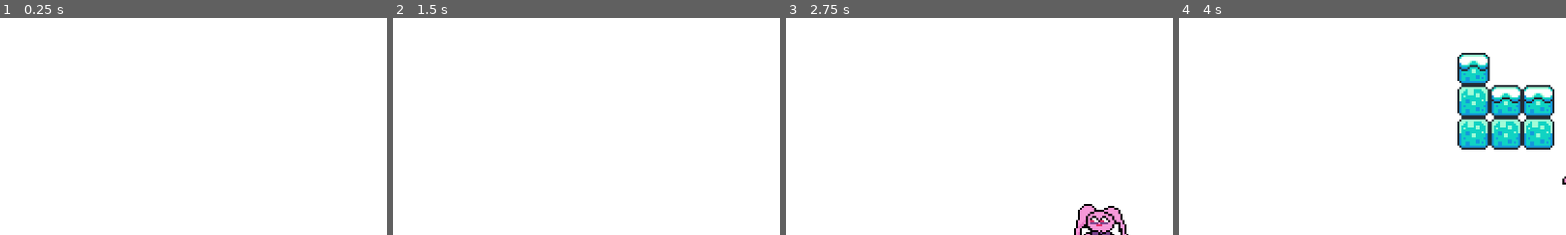
Above: before the commit, frames 1-4 (left to right).
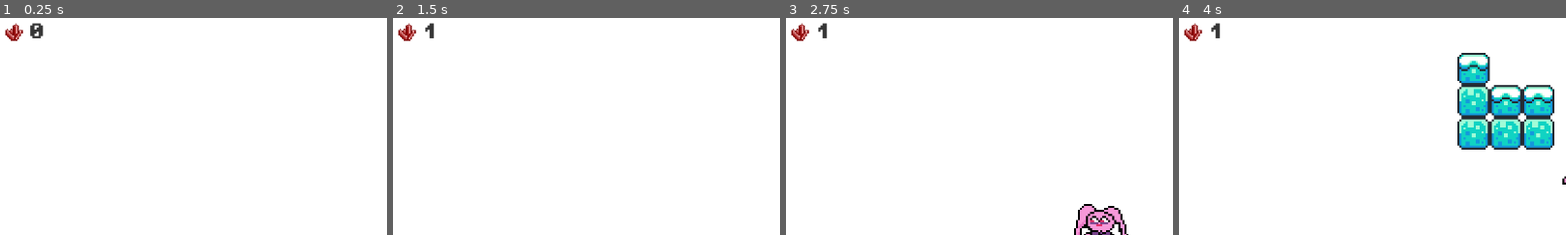
Above: after the commit, the same moments.

Repository: sisanny/testgame
Game: Godot game, scene res://scenes/wellbeing_game.tscn
Same seed, same stepped clock (60 frames per second), same inputs: the game is played once before the commit and once after it.
Inputs:
- Up to frame 1 (0.25 s): no input
- Up to frame 2 (1.5 s): hold Right (move_right) from 0.53 s (still down); tap Space (jump) at 0.77 s
- Up to frame 3 (2.75 s): tap Space (jump) at 1.52 s; release Right (move_right) at 2.03 s; hold Left (move_left) from 2.03 s (still down)
- Up to frame 4 (4 s): release Left (move_left) at 2.78 s; hold Right (move_right) from 2.78 s (still down); tap Space (jump) at 3.02, 3.77 s
The pictures show only the part of the screen within x 0-50%, y 0-50%; the shares and areas given below are measured in that part.

The runs differ from the first frame. In frame 1, 0.5% of the frame differs, in the area x 1-12%, y 2-11%; in frame 2, 0.4%; in frame 3, 0.4%; in frame 4, 0.4%.

Commit message:
Adding crystal score

Diff:
--- a/project.godot
+++ b/project.godot
@@ -18,6 +18,10 @@
 run/main_scene="uid://s4kc4sjxwbru"
 config/features=PackedStringArray("4.6", "Forward Plus")
 config/icon="res://icon.svg"
+
+[audio]
+
+buses/default_bus_layout="uid://coof21wilsqsw"
 
 [input]
 
--- /dev/null
+++ b/scenes/hud.tscn
@@ -0,0 +1,41 @@
+[gd_scene format=3 uid="uid://dj27w5f88da6c"]
+
+[ext_resource type="Texture2D" uid="uid://dhar6t3sstokx" path="res://assets/sprites/Red Crystal.png" id="1_oo0fn"]
+[ext_resource type="FontFile" uid="uid://bo7xgktt1do4w" path="res://assets/fonts/PixelOperator8-Bold.ttf" id="2_5ysmq"]
+
+[node name="HUD" type="CanvasLayer" unique_id=933000316]
+
+[node name="Control" type="Control" parent="." unique_id=845974576]
+layout_mode = 3
+anchors_preset = 0
+offset_right = 40.0
+offset_bottom = 40.0
+
+[node name="MarginContainer" type="MarginContainer" parent="Control" unique_id=404410795]
+layout_mode = 0
+offset_right = 40.0
+offset_bottom = 40.0
+theme_override_constants/margin_left = 8
+theme_override_constants/margin_top = 8
+theme_override_constants/margin_right = 8
+theme_override_constants/margin_bottom = 8
+
+[node name="HBoxContainer" type="HBoxContainer" parent="Control/MarginContainer" unique_id=2022772447]
+layout_mode = 2
+theme_override_constants/separation = 8
+
+[node name="TextureRect" type="TextureRect" parent="Control/MarginContainer/HBoxContainer" unique_id=803383287]
+texture_filter = 1
+custom_minimum_size = Vector2(24, 24)
+layout_mode = 2
+texture = ExtResource("1_oo0fn")
+expand_mode = 3
+stretch_mode = 5
+
+[node name="Label" type="Label" parent="Control/MarginContainer/HBoxContainer" unique_id=948683867]
+texture_filter = 1
+layout_mode = 2
+theme_override_colors/font_color = Color(0, 0, 0, 0.7882353)
+theme_override_fonts/font = ExtResource("2_5ysmq")
+theme_override_font_sizes/font_size = 25
+text = "0"
--- a/scenes/score.tscn
+++ /dev/null
@@ -1,3 +0,0 @@
-[gd_scene format=3 uid="uid://dj27w5f88da6c"]
-
-[node name="score" type="CanvasLayer" unique_id=933000316]
--- a/scenes/wellbeing_game.tscn
+++ b/scenes/wellbeing_game.tscn
@@ -1,7 +1,9 @@
 [gd_scene format=4 uid="uid://s4kc4sjxwbru"]
 
 [ext_resource type="PackedScene" uid="uid://biqwc5q6ivspt" path="res://scenes/player.tscn" id="1_413a2"]
+[ext_resource type="PackedScene" uid="uid://dj27w5f88da6c" path="res://scenes/hud.tscn" id="1_m3aci"]
 [ext_resource type="Script" uid="uid://b65re8fn7n627" path="res://scripts/player.gd" id="2_qjj7d"]
+[ext_resource type="Script" uid="uid://dmpsnyn67wai0" path="res://scripts/hud.gd" id="2_wjsfh"]
 [ext_resource type="Texture2D" uid="uid://c4dqt4cwu4j53" path="res://assets/sprites/world_tileset.png" id="3_4t1xa"]
 [ext_resource type="PackedScene" uid="uid://02a1sl1ip06p" path="res://scenes/crystal.tscn" id="3_wraew"]
 [ext_resource type="PackedScene" uid="uid://dubhx3wxe7gup" path="res://scenes/platform.tscn" id="5_beq0m"]
@@ -349,6 +351,10 @@
 
 [node name="WellbeingGame" type="Node2D" unique_id=789318829]
 
+[node name="HUD" parent="." unique_id=933000316 instance=ExtResource("1_m3aci")]
+unique_name_in_owner = true
+script = ExtResource("2_wjsfh")
+
 [node name="Player" parent="." unique_id=1651260495 instance=ExtResource("1_413a2")]
 position = Vector2(28, 38)
 script = ExtResource("2_qjj7d")
@@ -392,6 +398,9 @@
 [node name="crystal4" parent="Crystals" unique_id=1148328728 instance=ExtResource("3_wraew")]
 position = Vector2(518, -379)
 
+[node name="crystal5" parent="Crystals" unique_id=178676195 instance=ExtResource("3_wraew")]
+position = Vector2(674, -137)
+
 [node name="Platforms" type="Node" parent="." unique_id=779890699]
 
 [node name="platform" parent="Platforms" unique_id=1019283896 instance=ExtResource("5_beq0m")]
--- a/scripts/crystal.gd
+++ b/scripts/crystal.gd
@@ -1,6 +1,8 @@
 extends Area2D
 
 @onready var animation_player = $AnimationPlayer
+@onready var hud = %HUD
 
 func _on_body_entered(_body: Node2D) -> void:
 	animation_player.play("pickup")
+	hud.add_point()
--- /dev/null
+++ b/scripts/hud.gd
@@ -0,0 +1,8 @@
+extends CanvasLayer
+
+@onready var score_label = $Control/MarginContainer/HBoxContainer/Label
+var score = 0
+
+func add_point():
+	score += 1
+	score_label.text = str(score)
Binary file added: assets/sprites/Red Crystal.png
Not shown, added: assets/sprites/Red Crystal.png.import
Not shown, added: scripts/hud.gd.uid
